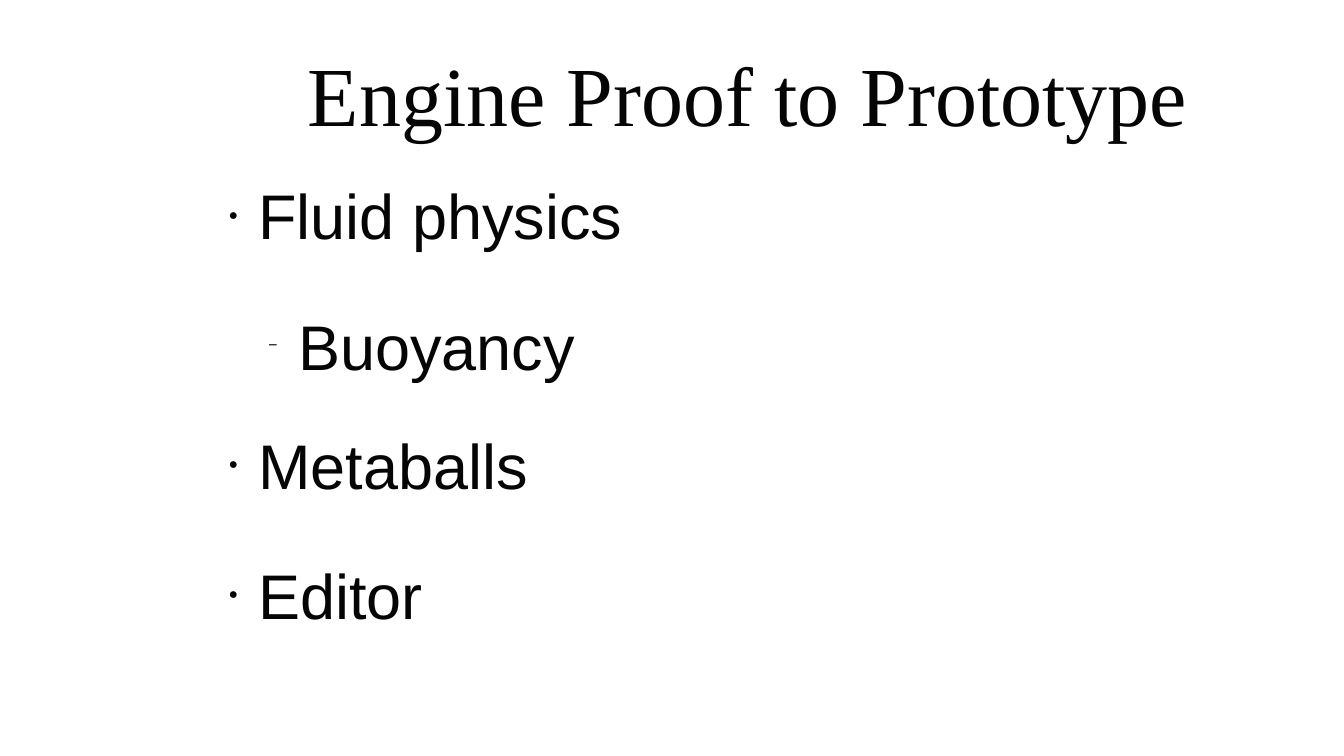
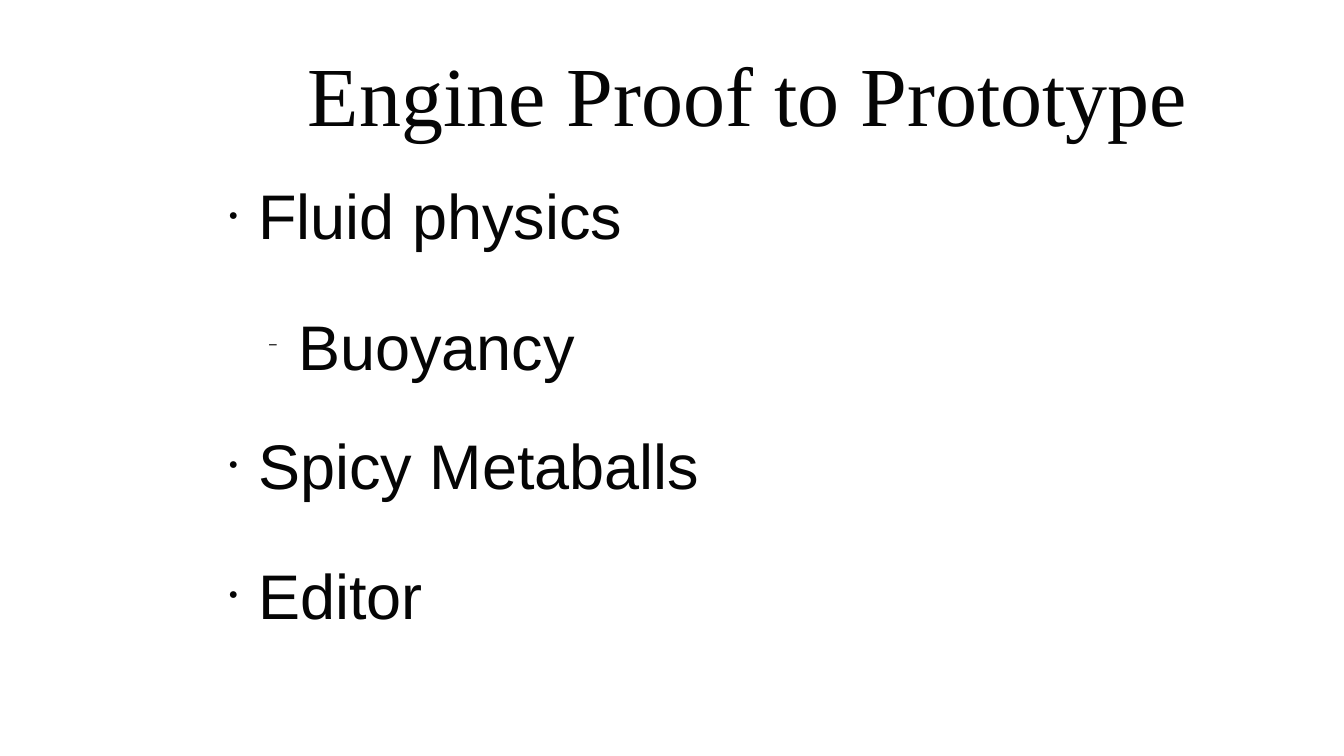
Before and after one commit to kennethlombardi/gam400, a slide deck: slide 5 of documents/EngineProofWho.odp (slide 11 before the commit). Drawn at 1344x756 pixels with LibreOffice and Linux fonts; fonts in the diff are those of the drawing; background and template pictures are left out. Boxes give left, top, right and bottom in pixels: in the first picture for what was removed or moved away, otherwise in the second. Text is boxed around its words. In the diff, an @@ line names an element or a change of style, - is before the commit and + after.

```diff
--- a/documents/EngineProofWho.odp
+++ b/documents/EngineProofWho.odp
@@ text at (258,443,700,500): text changed @@
-● Metaballs
+● Spicy Metaballs
```
Also in this commit, not shown: 7 other slides changed, 2 slides added, 19 other files.
